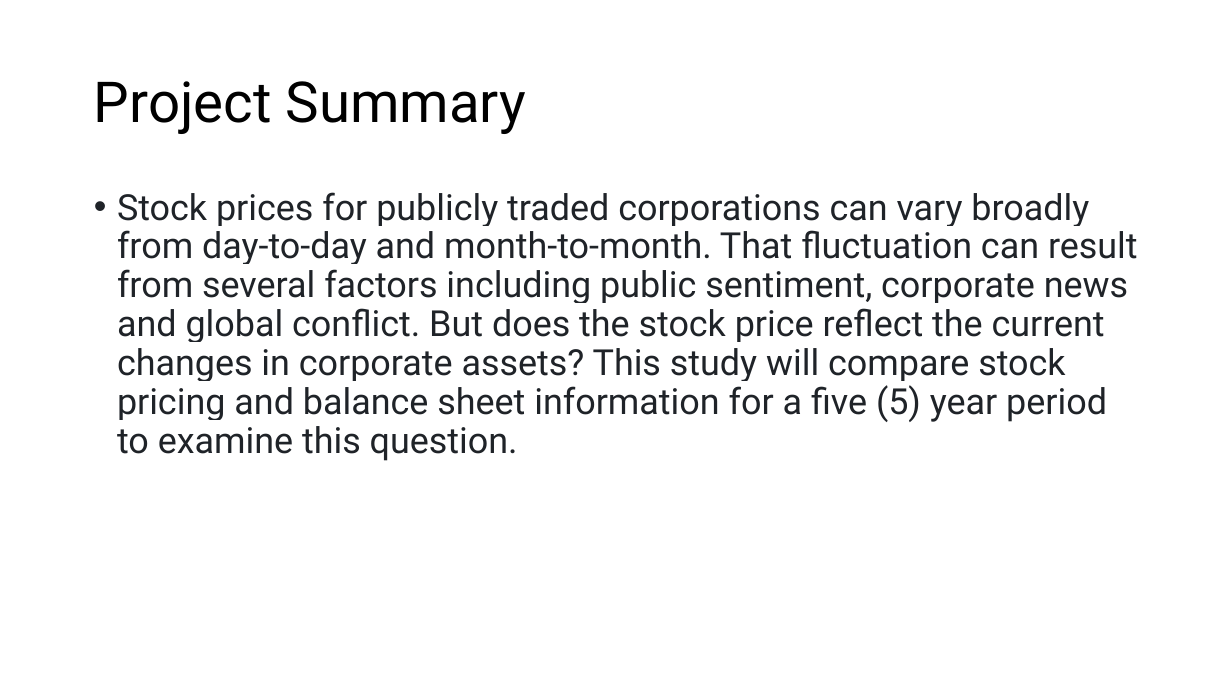
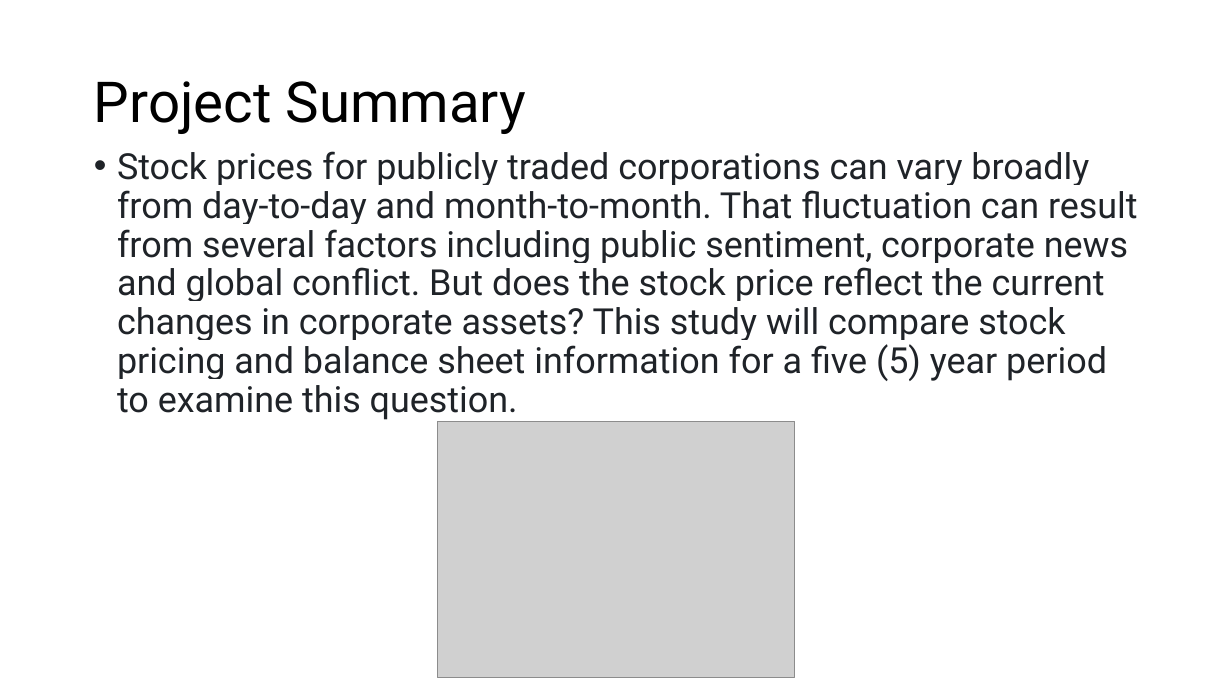
Before and after one commit to BrennanB572/Project-3, a slide deck: slide 3 of Company Stock vs Asset presentation.pptm. Drawn at 1232x693 pixels with LibreOffice and Linux fonts; fonts in the diff are those of the drawing; grey boxes stand for pictures. Boxes give left, top, right and bottom in pixels: in the first picture for what was removed or moved away, otherwise in the second. Text is boxed around its words. In the diff, an @@ line names an element or a change of style, - is before the commit and + after.

```diff
--- a/Company Stock vs Asset presentation.pptm
+++ b/Company Stock vs Asset presentation.pptm
@@ text "Stock prices for publicly traded ...": place and size @@
-text "Stock prices for publicly traded ..." at (117, 192, 1138, 461)
+text "Stock prices for publicly traded ..." at (117, 151, 1138, 420)
@@ picture added at (437, 421, 795, 678) @@
```
Also in this commit, not shown: 5 other slides changed, 11 slides added.
